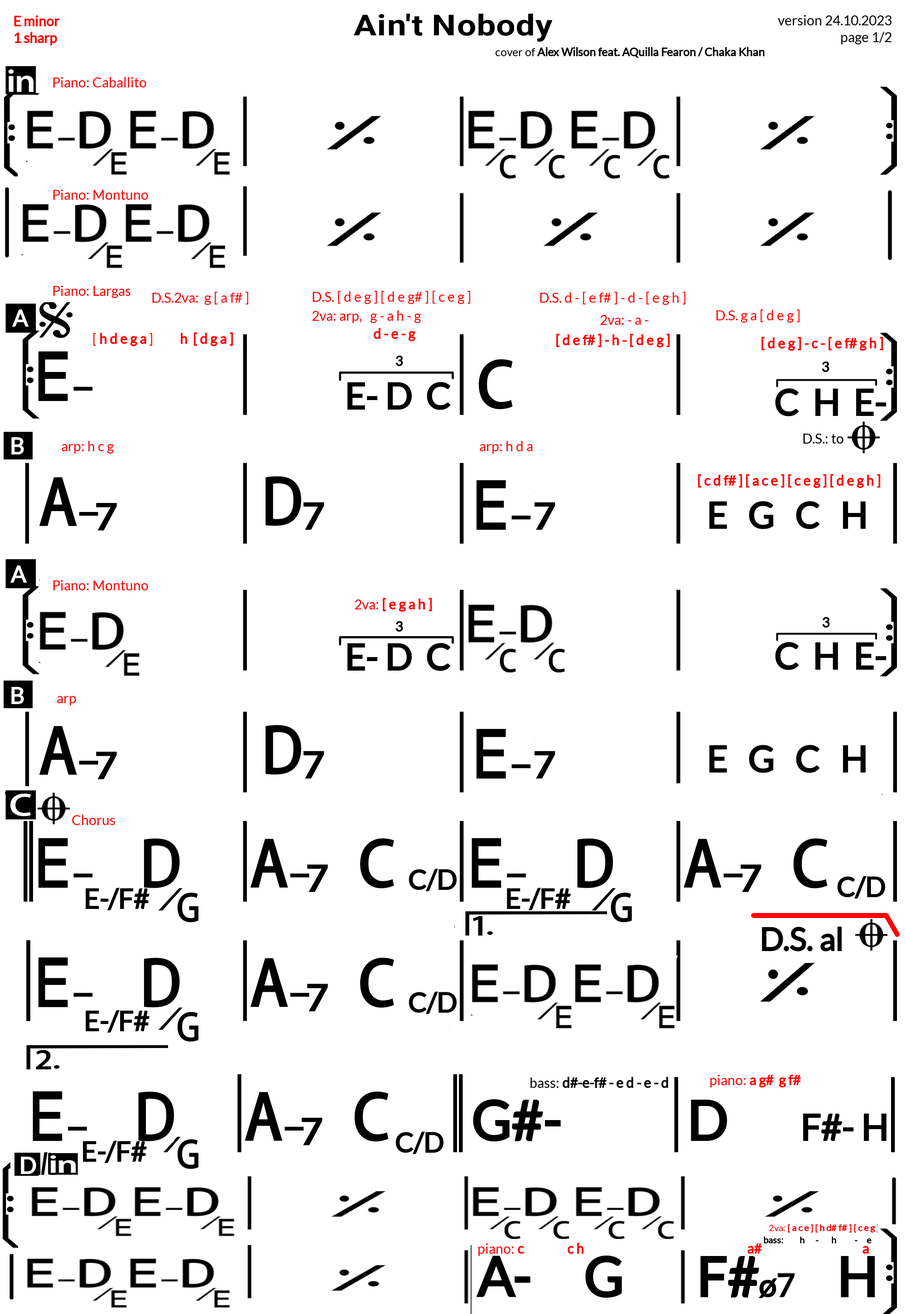
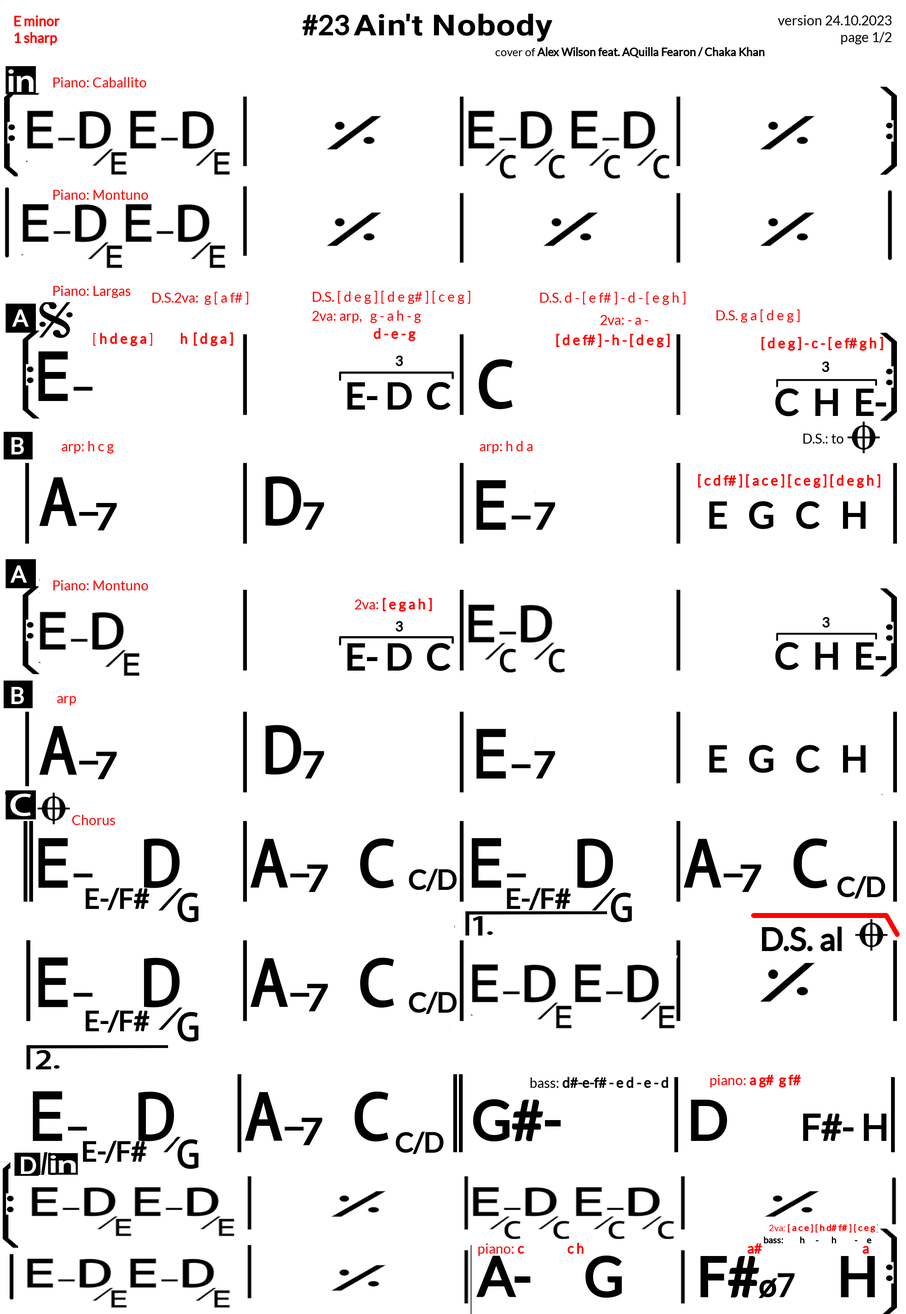
Layers edited between the first and the second 906px x 1314px image:
added layer "#23" above "Ain't Nobody.pdf" over [302,14,350,36]
